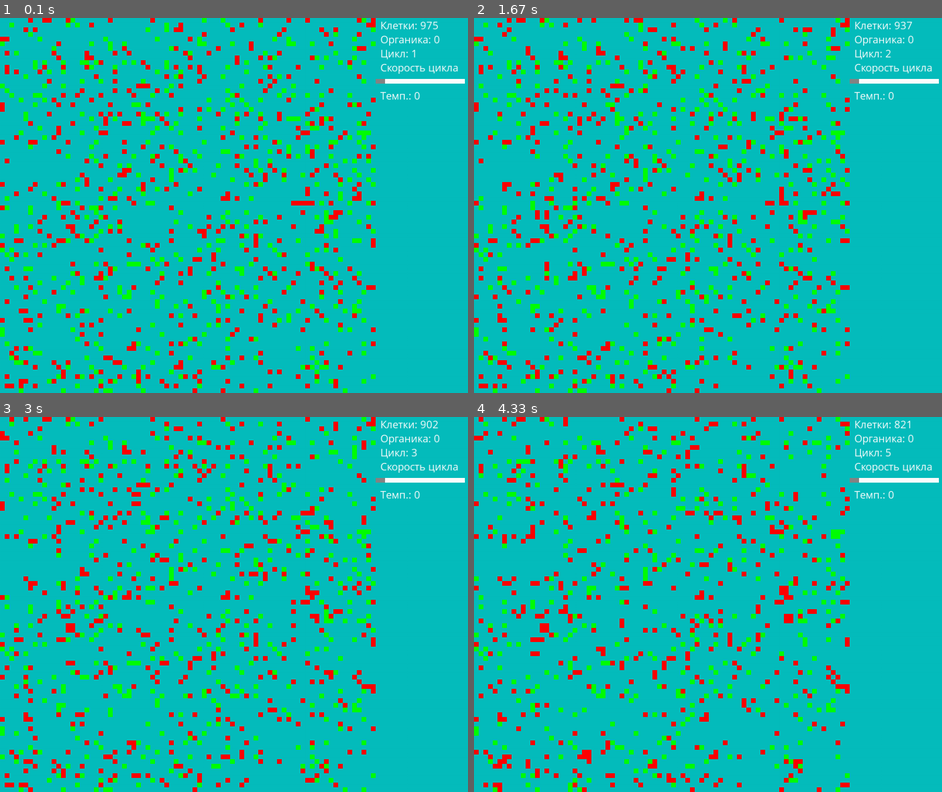
Above: before the commit, frames 1-4 (two rows, left to right).
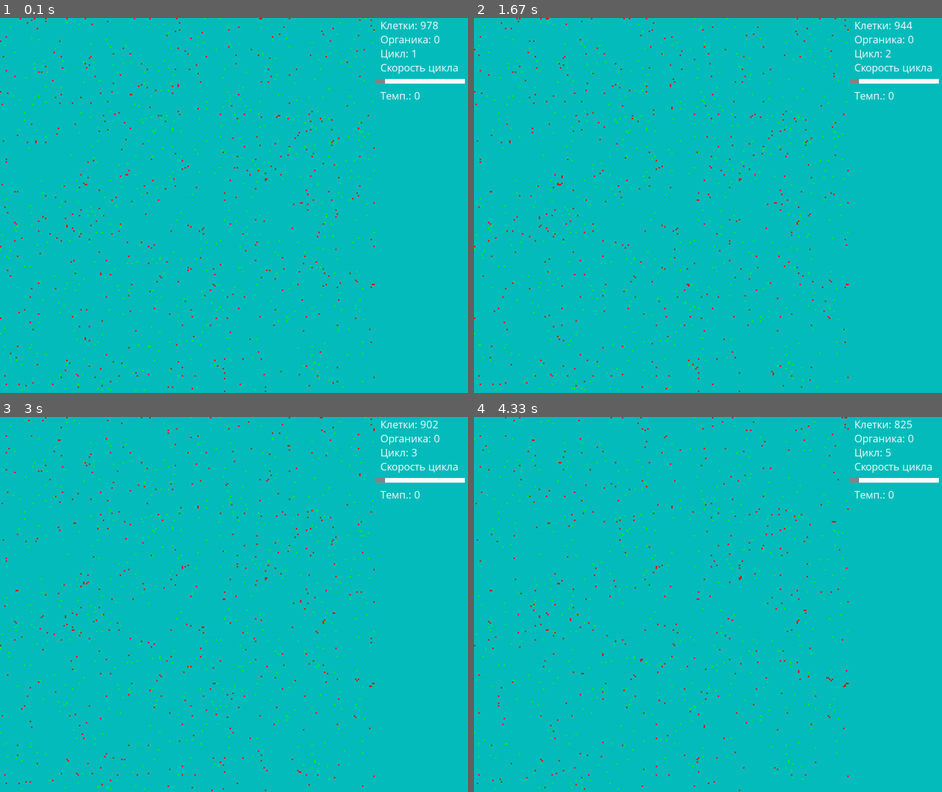
Above: after the commit, the same moments.

Repository: PilotOfAsuka/CellLabPython
Game: pygame game, started from main.py
Same seed, same stepped clock (60 frames per second), same inputs: the game is played once before the commit and once after it.
Inputs (mouse positions are in pixels of both pictures, inside the frame that each line leads up to):
- Up to frame 1 (0.1 s): no input
- Up to frame 2 (1.67 s): no input
- Up to frame 3 (3 s): press the mouse at (421, 480) at 2.43 s; move the mouse to (313, 600) at 2.53 s; move the mouse to (201, 724) at 2.63 s; release the mouse at (201, 724) at 2.67 s
- Up to frame 4 (4.33 s): no input

The runs differ from the first frame. In frame 1, 12% of the frame differs, in the area x 0-94%, y 0-100%; in frame 2, 12%; in frame 3, 12%; in frame 4, 11%.

Commit message:
mini update

Diff:
--- a/configs.py
+++ b/configs.py
@@ -8,7 +8,7 @@
 gui_ofset = 200 # Отступ справа от края для интерфейса
 
 # Мир теперь состоит из клеточек
-CELL_SIZE = 10 # Размер клетки изменяя этот параметр меняется масштаб
+CELL_SIZE = 3 # Размер клетки изменяя этот параметр меняется масштаб
 GRID_SIZE_W = (width - gui_ofset) // CELL_SIZE # Задаем ширину сетки мира (-200 Это отступ для интерфеса)
 GRID_SIZE_H = height // CELL_SIZE # Задаем высоту сетки мира
 START_NUM_OF_CELL = 500 # Стартовое число клеток при создании мира
--- a/func.py
+++ b/func.py
@@ -66,10 +66,11 @@
     return temperature, illumination, (sun_x, sun_y)
 
 def update_weather():
-    temperature, illumination, sun_coord = weather_simulation(cfg.GRID_SIZE_W,cfg.GRID_SIZE_H, count_of_cicle,count_of_food)
+    temperature, illumination, sun_coord = weather_simulation(cfg.GRID_SIZE_W,cfg.GRID_SIZE_H, count_of_cicle, count_of_food)
+    print(sun_coord)
     return int(temperature), int(illumination), sun_coord
 
-# функция чормализации значения один диапазон в другой (например кол-во потребления энергии от 0 до 200 зависит от температуры, или другого значенмия)
+# функция нормализации значения один диапазон в другой (например кол-во потребления энергии от 0 до 200 зависит от температуры, или другого значенмия)
 def normalize_value(input_value, original_min, original_max, target_min, target_max):
 
     # Преобразуем исходное значение в диапазоне от 0 до 1
--- a/genome.py
+++ b/genome.py
@@ -10,7 +10,7 @@
 
 
 class BotGenome:
-    def __init__(self, food=500, x=0, y=0, color=(0, 255, 0), genome=None):
+    def __init__(self, food=500, x=0, y=0, color=(0, 200, 0), genome=None):
         # Инициализация генома с заданным размером
         self.genome = [random.randint(0, 63) for _ in range(
             cfg.gen_size)] if genome is None else genome
@@ -30,7 +30,7 @@
             self.reproduce()
         elif self.food in range(1,1000):
             # За то что клетка думает она теряет энергию
-            self.food -= func.normalize_value(temp, -15, 15, 10, 5)
+            self.food -= func.normalize_value(temp, -15, 15, 5, 1)
             command = self.genome[self.ptr]  # УТК
             self.execute_command(command)  # Выполнение команды генома (УТК)
 
@@ -42,12 +42,14 @@
             self.photosynthesis()
         elif command in range(21, 25):
             self.move()
-        elif command == range(0, 9):
+        elif command in range(0, 9):
             self.how_many_food()
         elif command in range(26, 30):
             self.is_this_temp()
         elif command in range(31, 40):
             self.command_view()
+        elif command in range(41, 45):
+            self.how_much_distance_to_sun()
         else:
             # Если у числа нет команды то происходит безусловный переход
             self.move_ptr_to()
@@ -55,9 +57,8 @@
 
     # Функция фотосинтеза
     def photosynthesis(self):
-        illumination, sun_dist = self.food_consumption()
         # Логика получения энергии при фотосинтезе
-        self.food += func.normalize_value(sun_dist, 250, 0, 1, 50)
+        self.food += func.normalize_value(func.euclidean_distance(self.position,sun_coord), 0, cfg.GRID_SIZE_W, 40, 0)
         # Ограничиваем максимальное количество энергии
         self.food = min(self.food, self.MAX_ENERGY)
         self.move_ptr()  # Переход УТК
@@ -80,6 +81,7 @@
 
     # функция движения клетки и проверки на столкновение
     def move(self):
+        self.food += func.normalize_value(func.euclidean_distance(self.position,sun_coord), 0, cfg.GRID_SIZE_W, 1, 10)
         # Модификация для движения бота
         move_dir_index = (self.ptr + 1) % len(self.genome)  # Индекс смещения
         # Выбираем направление на основе смещения
@@ -204,6 +206,11 @@
         elif isinstance(surface.world_grid[new_y][new_x], Predator):
             dir_index = (self.ptr + 24)  % len(self.genome)
             self.ptr = (self.ptr + self.genome[dir_index]) % len(self.genome)
+
+    def how_much_distance_to_sun(self):
+        sun_dist = func.normalize_value(func.euclidean_distance(self.position, sun_coord),0,cfg.GRID_SIZE_H, 0,64)
+        dir_index = (self.ptr + sun_dist)  % len(self.genome)
+        self.ptr = (self.ptr + self.genome[dir_index]) % len(self.genome)
 
 
 
@@ -227,15 +234,16 @@
 
     def execute_command(self, command):
         # Выполнение команды в зависимости от числа
-
         if command in range(0, 15):
             self.move()
-        elif command == range(16, 30):
+        elif command in range(16, 30):
             self.how_many_food()
         elif command in range(31, 40):
             self.is_this_temp()
         elif command in range(41, 50):
             self.command_view()
+        elif command in range(51, 55):
+            self.how_much_distance_to_sun()
         else:
             # Если у числа нет команды то происходит безусловный переход
             self.move_ptr_to()
@@ -243,7 +251,7 @@
 
     # функция движения клетки и проверки на столкновение
     def move(self):
-        self.food -= func.normalize_value(temp, -15, 15, 40, 30)
+        self.food -= 10
         # Модификация для движения бота
         move_dir_index = (self.ptr + 1) % len(self.genome)  # Индекс смещения
         # Выбираем направление на основе смещения
@@ -287,9 +295,10 @@
             # Перемещаем бота на новую позицию
             surface.world_grid[new_y][new_x] = self
             self.position = new_x, new_y
-            self.food += 100  # Логика расхода энергии
+            self.food += 70  # Логика расхода энергии
             dir_index = (self.ptr + 24) % len(self.genome)
             self.ptr = (self.ptr + self.genome[dir_index]) % len(self.genome)
+
         elif isinstance(surface.world_grid[new_x][new_y], Predator):
             dir_index = (self.ptr + 59) % len(self.genome)
             self.ptr = (self.ptr + self.genome[dir_index]) % len(self.genome)
